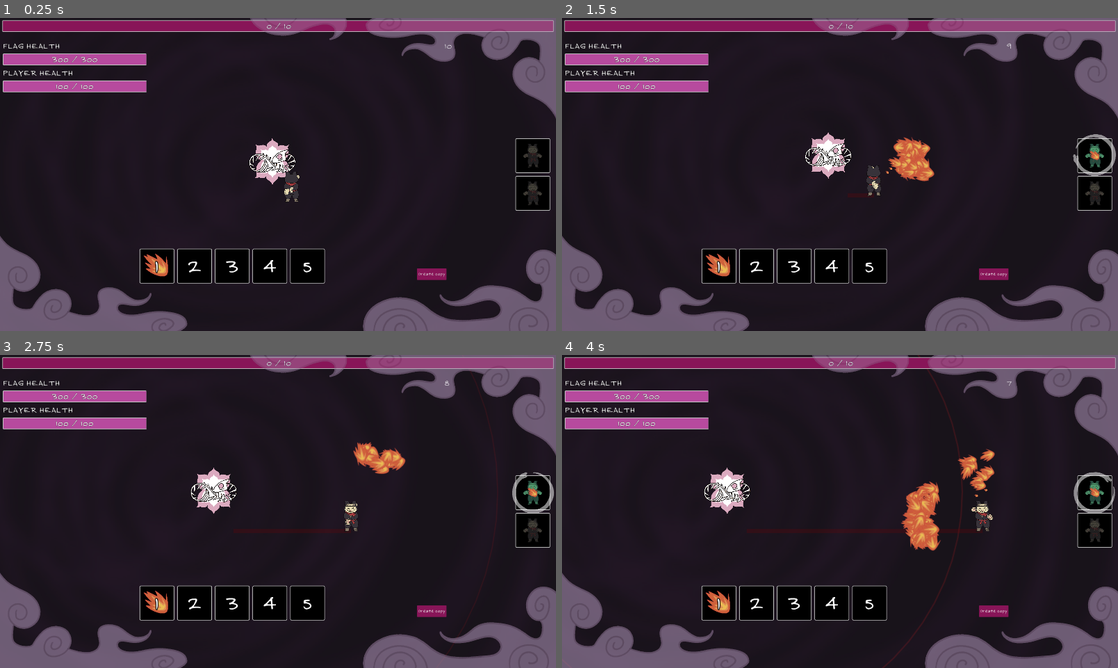
Above: before the commit, frames 1-4 (two rows, left to right).
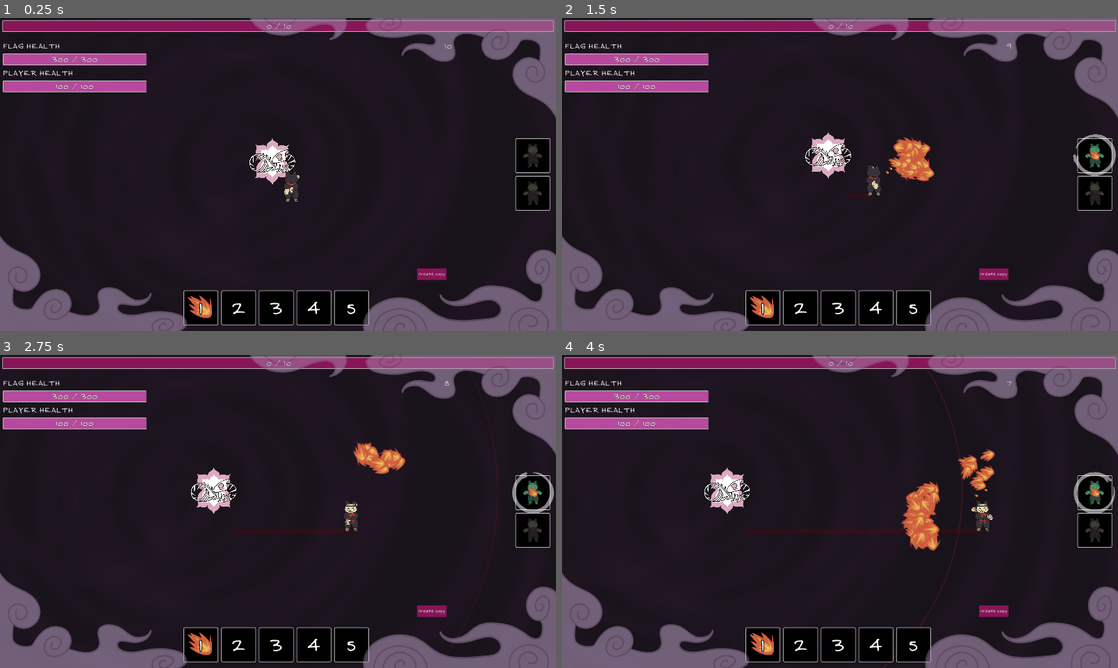
Above: after the commit, the same moments.

Repository: duckenclaw/gmtk2025
Game: Godot game, scene res://src/game/game.tscn
Two runs of this game, one before a commit and one after it. Both use one fixed random seed, a clock stepped at 60 frames per second and the inputs below.
Inputs (mouse positions are in pixels of both pictures, inside the frame that each line leads up to):
- Up to frame 1 (0.25 s): no input
- Up to frame 2 (1.5 s): click "Create copy" at 0.5 s; move the mouse to (962, 158) at 1.27 s; press the mouse at (962, 158) at 1.28 s; hold Right (ui_right) from 1.28 s (still down)
- Up to frame 3 (2.75 s): release Right (ui_right) at 2 s; release the mouse at (400, 495) at 2 s; drag from (166, 527) to (361, 517) at 2.02 s
- Up to frame 4 (4 s): move the mouse to (895, 442) at 2.77 s; press the mouse at (895, 442) at 2.78 s; hold Right (ui_right) 2.78-3.5 s; release the mouse at (895, 442) at 3.5 s; drag from (812, 574) to (979, 517) at 3.52 s

The runs differ from the first frame. In frame 1, 6.9% of the frame differs, in the area x 25-67%, y 73-99%; in frame 2, 6.9%; in frame 3, 6.9%; in frame 4, 6.9%.

Commit message:
moved enemy spawners to separate scene

Diff:
--- a/src/game/game.tscn
+++ b/src/game/game.tscn
@@ -11,14 +11,7 @@
 [ext_resource type="Resource" uid="uid://bmlldxi7p35u5" path="res://src/enemies/resources/waves/wave_fast.tres" id="8_evl7j"]
 [ext_resource type="Resource" uid="uid://b0f6p300g2kgj" path="res://src/enemies/resources/waves/wave_mixed.tres" id="9_6m1pf"]
 [ext_resource type="PackedScene" uid="uid://cni2a6p1fkqef" path="res://src/player/player.tscn" id="10_ov5gv"]
-[ext_resource type="Script" uid="uid://slrq46ve4m1n" path="res://src/enemies/enemy_spawner.gd" id="11_8a13b"]
-[ext_resource type="PackedScene" uid="uid://cgpkr8nvf4qyk" path="res://src/enemies/enemy.tscn" id="12_28tqb"]
-[ext_resource type="Script" uid="uid://hbxxlijgke2g" path="res://src/enemies/resources/enemy_type.gd" id="14_gu4qb"]
-[ext_resource type="Resource" uid="uid://bdblhdo83ukl6" path="res://src/enemies/resources/enemy_types/test_enemy.tres" id="15_t5ynd"]
-[ext_resource type="Resource" uid="uid://iqgd0ysoad7f" path="res://src/enemies/resources/enemy_types/basic_enemy.tres" id="16_yi3n0"]
-[ext_resource type="Resource" uid="uid://b7ujvifag7ksk" path="res://src/enemies/resources/enemy_types/fast_enemy.tres" id="17_c4ouk"]
-[ext_resource type="Resource" uid="uid://crf6ltt5cmtey" path="res://src/enemies/resources/enemy_types/heavy_enemy.tres" id="18_e3dug"]
-[ext_resource type="Texture2D" uid="uid://nsl84b5jq2rn" path="res://assets/art/testing/white.png" id="19_rl3to"]
+[ext_resource type="PackedScene" uid="uid://btex0cib7sk1l" path="res://src/map/enemy_spawners.tscn" id="13_xniy2"]
 [ext_resource type="PackedScene" uid="uid://cov5v1yloo3ev" path="res://src/map/flag.tscn" id="20_nhcde"]
 [ext_resource type="Script" uid="uid://bjena0veuadfu" path="res://src/game/recorder_area.gd" id="21_7liwe"]
 [ext_resource type="PackedScene" uid="uid://dpnmj3276mrri" path="res://src/upgrades/upgrade_menu.tscn" id="21_x1f1g"]
@@ -61,100 +54,17 @@
 [node name="GameMap" type="Node2D" parent="." node_paths=PackedStringArray("central_spawner", "north_spawner", "south_spawner", "west_spawner", "east_spawner")]
 y_sort_enabled = true
 script = ExtResource("4_x1f1g")
-central_spawner = NodePath("EnemySpawners/CentralEnemySpawner")
-north_spawner = NodePath("EnemySpawners/NorthEnemySpawner")
-south_spawner = NodePath("EnemySpawners/SouthEnemySpawner")
-west_spawner = NodePath("EnemySpawners/WestEnemySpawner")
-east_spawner = NodePath("EnemySpawners/EastEnemySpawner")
+central_spawner = NodePath("")
+north_spawner = NodePath("")
+south_spawner = NodePath("")
+west_spawner = NodePath("")
+east_spawner = NodePath("")
 wave_configs = Array[ExtResource("5_72t65")]([ExtResource("6_xowm4"), ExtResource("7_eveok"), ExtResource("8_evl7j"), ExtResource("9_6m1pf")])
 
 [node name="Player" parent="GameMap" instance=ExtResource("10_ov5gv")]
 position = Vector2(79, -3)
 
-[node name="EnemySpawners" type="Node2D" parent="GameMap"]
-
-[node name="CentralEnemySpawner" type="Node2D" parent="GameMap/EnemySpawners" node_paths=PackedStringArray("target_node")]
-script = ExtResource("11_8a13b")
-enemy_scene = ExtResource("12_28tqb")
-current_enemy_types = Array[ExtResource("14_gu4qb")]([ExtResource("15_t5ynd"), ExtResource("16_yi3n0"), ExtResource("17_c4ouk"), ExtResource("18_e3dug")])
-enemy_type_weights = Array[float]([5.0, 3.0, 1.0, 0.5])
-spawn_count = 10
-enemy_pack_count = 3
-spawn_radius = 1200.0
-spawn_interval = 2.5
-target_node = NodePath("../../Flag")
-
-[node name="White" type="Sprite2D" parent="GameMap/EnemySpawners/CentralEnemySpawner"]
-visible = false
-rotation = 0.7853982
-texture = ExtResource("19_rl3to")
-
-[node name="SpawnTimer" type="Timer" parent="GameMap/EnemySpawners/CentralEnemySpawner"]
-wait_time = 2.0
-
-[node name="NorthEnemySpawner" type="Node2D" parent="GameMap/EnemySpawners" node_paths=PackedStringArray("target_node")]
-position = Vector2(2, -797)
-script = ExtResource("11_8a13b")
-enemy_scene = ExtResource("12_28tqb")
-current_enemy_types = Array[ExtResource("14_gu4qb")]([ExtResource("15_t5ynd"), ExtResource("16_yi3n0"), ExtResource("17_c4ouk"), ExtResource("18_e3dug")])
-enemy_type_weights = Array[float]([5.0, 3.0, 1.0, 0.5])
-spawn_count = 0
-target_node = NodePath("../../Flag")
-
-[node name="White" type="Sprite2D" parent="GameMap/EnemySpawners/NorthEnemySpawner"]
-rotation = 0.7853982
-texture = ExtResource("19_rl3to")
-
-[node name="SpawnTimer" type="Timer" parent="GameMap/EnemySpawners/NorthEnemySpawner"]
-wait_time = 2.0
-
-[node name="SouthEnemySpawner" type="Node2D" parent="GameMap/EnemySpawners" node_paths=PackedStringArray("target_node")]
-position = Vector2(-4, 835)
-script = ExtResource("11_8a13b")
-enemy_scene = ExtResource("12_28tqb")
-current_enemy_types = Array[ExtResource("14_gu4qb")]([ExtResource("15_t5ynd"), ExtResource("16_yi3n0"), ExtResource("17_c4ouk"), ExtResource("18_e3dug")])
-enemy_type_weights = Array[float]([5.0, 3.0, 1.0, 0.5])
-spawn_count = 0
-target_node = NodePath("../../Flag")
-
-[node name="White" type="Sprite2D" parent="GameMap/EnemySpawners/SouthEnemySpawner"]
-rotation = 0.7853982
-texture = ExtResource("19_rl3to")
-
-[node name="SpawnTimer" type="Timer" parent="GameMap/EnemySpawners/SouthEnemySpawner"]
-wait_time = 2.0
-
-[node name="EastEnemySpawner" type="Node2D" parent="GameMap/EnemySpawners" node_paths=PackedStringArray("target_node")]
-position = Vector2(1036, 4)
-script = ExtResource("11_8a13b")
-enemy_scene = ExtResource("12_28tqb")
-current_enemy_types = Array[ExtResource("14_gu4qb")]([ExtResource("15_t5ynd"), ExtResource("16_yi3n0"), ExtResource("17_c4ouk"), ExtResource("18_e3dug")])
-enemy_type_weights = Array[float]([5.0, 3.0, 1.0, 0.5])
-spawn_count = 0
-target_node = NodePath("../../Flag")
-
-[node name="White" type="Sprite2D" parent="GameMap/EnemySpawners/EastEnemySpawner"]
-rotation = 0.7853982
-texture = ExtResource("19_rl3to")
-
-[node name="SpawnTimer" type="Timer" parent="GameMap/EnemySpawners/EastEnemySpawner"]
-wait_time = 2.0
-
-[node name="WestEnemySpawner" type="Node2D" parent="GameMap/EnemySpawners" node_paths=PackedStringArray("target_node")]
-position = Vector2(-1040, 2)
-script = ExtResource("11_8a13b")
-enemy_scene = ExtResource("12_28tqb")
-current_enemy_types = Array[ExtResource("14_gu4qb")]([ExtResource("15_t5ynd"), ExtResource("16_yi3n0"), ExtResource("17_c4ouk"), ExtResource("18_e3dug")])
-enemy_type_weights = Array[float]([5.0, 3.0, 1.0, 0.5])
-spawn_count = 0
-target_node = NodePath("../../Flag")
-
-[node name="White" type="Sprite2D" parent="GameMap/EnemySpawners/WestEnemySpawner"]
-rotation = 0.7853982
-texture = ExtResource("19_rl3to")
-
-[node name="SpawnTimer" type="Timer" parent="GameMap/EnemySpawners/WestEnemySpawner"]
-wait_time = 2.0
+[node name="EnemySpawners" parent="GameMap" instance=ExtResource("13_xniy2")]
 
 [node name="Flag" parent="GameMap" instance=ExtResource("20_nhcde")]
 position = Vector2(0, 34)
@@ -170,14 +80,4 @@
 
 [connection signal="create_copy_pressed" from="GameUi" to="." method="_on_game_ui_create_copy_pressed"]
 [connection signal="wave_completed" from="GameMap" to="GameMap" method="_on_wave_completed"]
-[connection signal="enemy_spawned" from="GameMap/EnemySpawners/CentralEnemySpawner" to="GameMap" method="_on_enemy_spawned"]
-[connection signal="timeout" from="GameMap/EnemySpawners/CentralEnemySpawner/SpawnTimer" to="GameMap/EnemySpawners/CentralEnemySpawner" method="_on_spawn_timer_timeout"]
-[connection signal="enemy_spawned" from="GameMap/EnemySpawners/NorthEnemySpawner" to="GameMap" method="_on_enemy_spawned"]
-[connection signal="timeout" from="GameMap/EnemySpawners/NorthEnemySpawner/SpawnTimer" to="GameMap/EnemySpawners/NorthEnemySpawner" method="_on_spawn_timer_timeout"]
-[connection signal="enemy_spawned" from="GameMap/EnemySpawners/SouthEnemySpawner" to="GameMap" method="_on_enemy_spawned"]
-[connection signal="timeout" from="GameMap/EnemySpawners/SouthEnemySpawner/SpawnTimer" to="GameMap/EnemySpawners/SouthEnemySpawner" method="_on_spawn_timer_timeout"]
-[connection signal="enemy_spawned" from="GameMap/EnemySpawners/EastEnemySpawner" to="GameMap" method="_on_enemy_spawned"]
-[connection signal="timeout" from="GameMap/EnemySpawners/EastEnemySpawner/SpawnTimer" to="GameMap/EnemySpawners/EastEnemySpawner" method="_on_spawn_timer_timeout"]
-[connection signal="enemy_spawned" from="GameMap/EnemySpawners/WestEnemySpawner" to="GameMap" method="_on_enemy_spawned"]
-[connection signal="timeout" from="GameMap/EnemySpawners/WestEnemySpawner/SpawnTimer" to="GameMap/EnemySpawners/WestEnemySpawner" method="_on_spawn_timer_timeout"]
 [connection signal="timeout" from="GameMap/WaveTimer" to="GameMap" method="_on_wave_timer_timeout"]
--- /dev/null
+++ b/src/map/enemy_spawners.tscn
@@ -0,0 +1,101 @@
+[gd_scene load_steps=9 format=3 uid="uid://btex0cib7sk1l"]
+
+[ext_resource type="Script" uid="uid://slrq46ve4m1n" path="res://src/enemies/enemy_spawner.gd" id="1_qcisi"]
+[ext_resource type="PackedScene" uid="uid://cgpkr8nvf4qyk" path="res://src/enemies/enemy.tscn" id="2_x3sdb"]
+[ext_resource type="Script" uid="uid://hbxxlijgke2g" path="res://src/enemies/resources/enemy_type.gd" id="3_i7okj"]
+[ext_resource type="Resource" uid="uid://bdblhdo83ukl6" path="res://src/enemies/resources/enemy_types/test_enemy.tres" id="4_qyhhd"]
+[ext_resource type="Resource" uid="uid://iqgd0ysoad7f" path="res://src/enemies/resources/enemy_types/basic_enemy.tres" id="5_i2msn"]
+[ext_resource type="Resource" uid="uid://b7ujvifag7ksk" path="res://src/enemies/resources/enemy_types/fast_enemy.tres" id="6_o4grx"]
+[ext_resource type="Resource" uid="uid://crf6ltt5cmtey" path="res://src/enemies/resources/enemy_types/heavy_enemy.tres" id="7_s21of"]
+[ext_resource type="Texture2D" uid="uid://nsl84b5jq2rn" path="res://assets/art/testing/white.png" id="8_mbemv"]
+
+[node name="EnemySpawners" type="Node2D"]
+
+[node name="CentralEnemySpawner" type="Node2D" parent="." node_paths=PackedStringArray("target_node")]
+script = ExtResource("1_qcisi")
+enemy_scene = ExtResource("2_x3sdb")
+current_enemy_types = Array[ExtResource("3_i7okj")]([ExtResource("4_qyhhd"), ExtResource("5_i2msn"), ExtResource("6_o4grx"), ExtResource("7_s21of")])
+enemy_type_weights = Array[float]([5.0, 3.0, 1.0, 0.5])
+spawn_count = 10
+enemy_pack_count = 3
+spawn_radius = 1200.0
+spawn_interval = 2.5
+target_node = NodePath("")
+
+[node name="White" type="Sprite2D" parent="CentralEnemySpawner"]
+visible = false
+rotation = 0.7853982
+texture = ExtResource("8_mbemv")
+
+[node name="SpawnTimer" type="Timer" parent="CentralEnemySpawner"]
+wait_time = 2.0
+
+[node name="NorthEnemySpawner" type="Node2D" parent="." node_paths=PackedStringArray("target_node")]
+position = Vector2(2, -797)
+script = ExtResource("1_qcisi")
+enemy_scene = ExtResource("2_x3sdb")
+current_enemy_types = Array[ExtResource("3_i7okj")]([ExtResource("4_qyhhd"), ExtResource("5_i2msn"), ExtResource("6_o4grx"), ExtResource("7_s21of")])
+enemy_type_weights = Array[float]([5.0, 3.0, 1.0, 0.5])
+spawn_count = 0
+target_node = NodePath("")
+
+[node name="White" type="Sprite2D" parent="NorthEnemySpawner"]
+rotation = 0.7853982
+texture = ExtResource("8_mbemv")
+
+[node name="SpawnTimer" type="Timer" parent="NorthEnemySpawner"]
+wait_time = 2.0
+
+[node name="SouthEnemySpawner" type="Node2D" parent="." node_paths=PackedStringArray("target_node")]
+position = Vector2(-4, 835)
+script = ExtResource("1_qcisi")
+enemy_scene = ExtResource("2_x3sdb")
+current_enemy_types = Array[ExtResource("3_i7okj")]([ExtResource("4_qyhhd"), ExtResource("5_i2msn"), ExtResource("6_o4grx"), ExtResource("7_s21of")])
+enemy_type_weights = Array[float]([5.0, 3.0, 1.0, 0.5])
+spawn_count = 0
+target_node = NodePath("")
+
+[node name="White" type="Sprite2D" parent="SouthEnemySpawner"]
+rotation = 0.7853982
+texture = ExtResource("8_mbemv")
+
+[node name="SpawnTimer" type="Timer" parent="SouthEnemySpawner"]
+wait_time = 2.0
+
+[node name="EastEnemySpawner" type="Node2D" parent="." node_paths=PackedStringArray("target_node")]
+position = Vector2(1036, 4)
+script = ExtResource("1_qcisi")
+enemy_scene = ExtResource("2_x3sdb")
+current_enemy_types = Array[ExtResource("3_i7okj")]([ExtResource("4_qyhhd"), ExtResource("5_i2msn"), ExtResource("6_o4grx"), ExtResource("7_s21of")])
+enemy_type_weights = Array[float]([5.0, 3.0, 1.0, 0.5])
+spawn_count = 0
+target_node = NodePath("")
+
+[node name="White" type="Sprite2D" parent="EastEnemySpawner"]
+rotation = 0.7853982
+texture = ExtResource("8_mbemv")
+
+[node name="SpawnTimer" type="Timer" parent="EastEnemySpawner"]
+wait_time = 2.0
+
+[node name="WestEnemySpawner" type="Node2D" parent="." node_paths=PackedStringArray("target_node")]
+position = Vector2(-1040, 2)
+script = ExtResource("1_qcisi")
+enemy_scene = ExtResource("2_x3sdb")
+current_enemy_types = Array[ExtResource("3_i7okj")]([ExtResource("4_qyhhd"), ExtResource("5_i2msn"), ExtResource("6_o4grx"), ExtResource("7_s21of")])
+enemy_type_weights = Array[float]([5.0, 3.0, 1.0, 0.5])
+spawn_count = 0
+target_node = NodePath("")
+
+[node name="White" type="Sprite2D" parent="WestEnemySpawner"]
+rotation = 0.7853982
+texture = ExtResource("8_mbemv")
+
+[node name="SpawnTimer" type="Timer" parent="WestEnemySpawner"]
+wait_time = 2.0
+
+[connection signal="timeout" from="CentralEnemySpawner/SpawnTimer" to="CentralEnemySpawner" method="_on_spawn_timer_timeout"]
+[connection signal="timeout" from="NorthEnemySpawner/SpawnTimer" to="NorthEnemySpawner" method="_on_spawn_timer_timeout"]
+[connection signal="timeout" from="SouthEnemySpawner/SpawnTimer" to="SouthEnemySpawner" method="_on_spawn_timer_timeout"]
+[connection signal="timeout" from="EastEnemySpawner/SpawnTimer" to="EastEnemySpawner" method="_on_spawn_timer_timeout"]
+[connection signal="timeout" from="WestEnemySpawner/SpawnTimer" to="WestEnemySpawner" method="_on_spawn_timer_timeout"]
--- a/src/ui/game_ui.tscn
+++ b/src/ui/game_ui.tscn
@@ -14,7 +14,7 @@
 script = ExtResource("1_jlfe0")
 
 [node name="Foreground" type="TextureRect" parent="."]
-modulate = Color(1, 1, 1, 0.34117648)
+modulate = Color(1, 1, 1, 0.2509804)
 anchors_preset = 15
 anchor_right = 1.0
 anchor_bottom = 1.0
@@ -59,10 +59,10 @@
 anchor_top = 1.0
 anchor_right = 1.0
 anchor_bottom = 1.0
-offset_left = 482.0
-offset_top = -226.0
-offset_right = -297.0
-offset_bottom = -164.0
+offset_left = 634.0
+offset_top = -140.0
+offset_right = -145.0
+offset_bottom = -20.0
 grow_horizontal = 2
 grow_vertical = 0
 
@@ -112,7 +112,7 @@
 color = Color(0, 0, 0, 0.12156863)
 
 [node name="Foreground2" type="TextureRect" parent="."]
-modulate = Color(1, 1, 1, 0.3647059)
+modulate = Color(1, 1, 1, 0.4745098)
 anchors_preset = 15
 anchor_right = 1.0
 anchor_bottom = 1.0
Not shown: 1 places in src/game/game.tscn that only renumber resources
